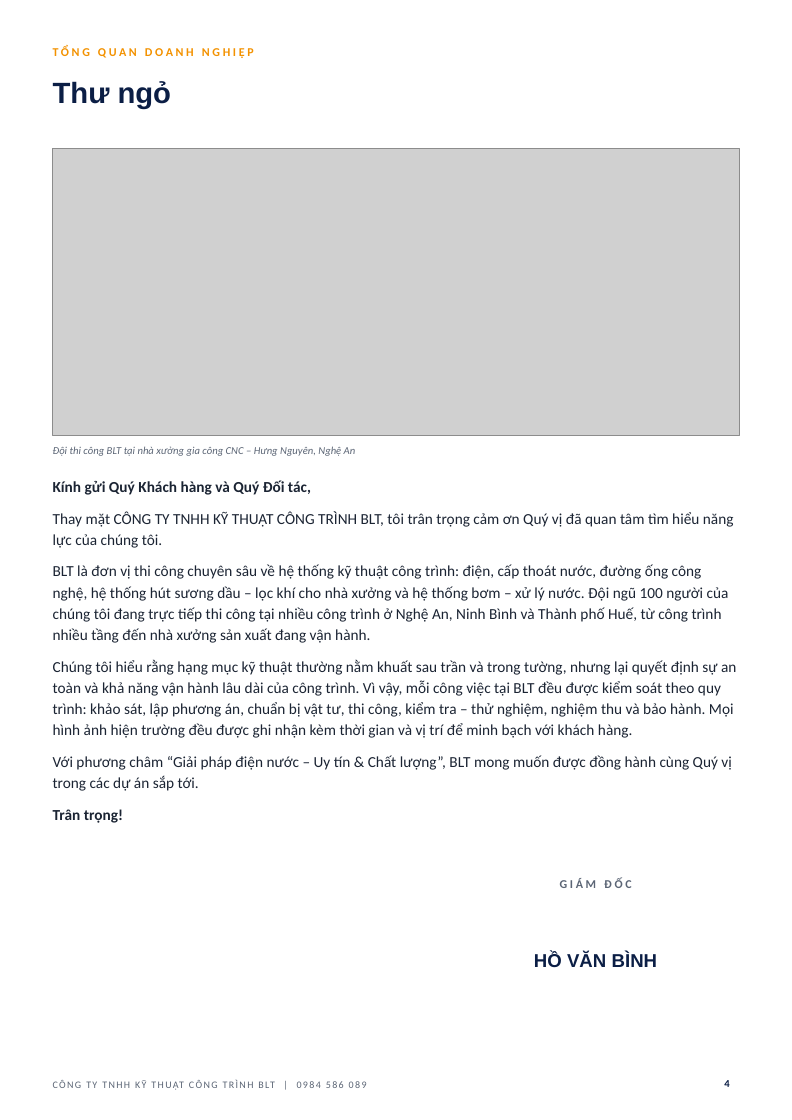
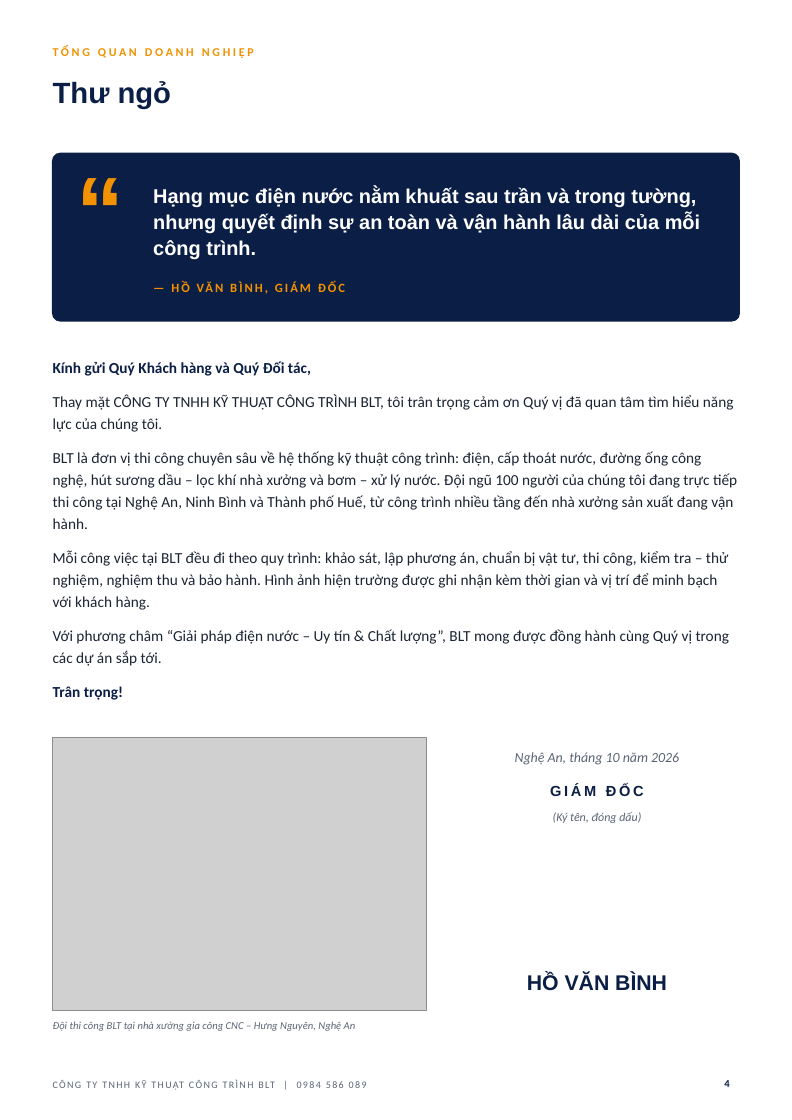
Before and after one commit to haquyenkl2-sys/C-NG-TY-CP-TH-NG-M-I-T-NG-H-P-MINH-PH-T, a slide deck: slide 4 of ho-so-nang-luc-BLT/HO_SO_NANG_LUC_BLT.pptx. Drawn at 792x1120 pixels with LibreOffice and Linux fonts; fonts in the diff are those of the drawing; grey boxes stand for pictures; background and template pictures are left out. Boxes give left, top, right and bottom in pixels: in the first picture for what was removed or moved away, otherwise in the second. Text is boxed around its words. In the diff, an @@ line names an element or a change of style, - is before the commit and + after.

```diff
--- a/ho-so-nang-luc-BLT/HO_SO_NANG_LUC_BLT.pptx
+++ b/ho-so-nang-luc-BLT/HO_SO_NANG_LUC_BLT.pptx
@@ picture removed at bbox=[53, 148, 739, 436] @@
@@ text added at bbox=[77, 148, 153, 244], 72 pt, text #F39200, bold @@
+“
@@ rounded rectangle added at bbox=[53, 153, 739, 321], fill #0B1E45, outline #0B1E45 1 pt @@
@@ text added at bbox=[153, 187, 700, 260], 15 pt, text #FFFFFF, bold @@
+Hạng mục điện nước nằm khuất sau trần và trong tường, nhưng quyết định sự an toàn và vận hành lâu dài của mỗi công trình.
@@ text added at bbox=[153, 273, 711, 302], 9.5 pt, text #F39200, bold @@
+— HỒ VĂN BÌNH, GIÁM ĐỐC
@@ text "Kính gửi Quý Khách hàng ...": place and size @@
-text "Kính gửi Quý Khách hàng ..." at bbox=[53, 480, 736, 823]
+text "Kính gửi Quý Khách hàng ..." at bbox=[53, 361, 737, 700]
@@ text at bbox=[53, 361, 734, 700]: text colour #1B2433 to #0B1E45 in "Kính gửi Quý Khách hàng và Quý ...", "Trân trọng!"; line spacing 1.15 to 1.2; more space between paragraphs @@
@@ text at bbox=[53, 451, 737, 666]: text changed @@
-BLT là đơn vị thi công chuyên sâu về hệ thống kỹ thuật công trình: điện, cấp thoát nước, đường ống công nghệ, hệ thống hút sương dầu – lọc khí cho nhà xưởng và hệ thống bơm – xử lý nước. Đội ngũ 100 người của chúng tôi đang trực tiếp thi công tại nhiều công trình ở Nghệ An, Ninh Bình và Thành phố Huế, từ công trình nhiều tầng đến nhà xưởng sản xuất đang vận hành.
-Chúng tôi hiểu rằng hạng mục kỹ thuật thường nằm khuất sau trần và trong tường, nhưng lại quyết định sự an toàn và khả năng vận hành lâu dài của công trình. Vì vậy, mỗi công việc tại BLT đều được kiểm soát theo quy trình: khảo sát, lập phương án, chuẩn bị vật tư, thi công, kiểm tra – thử nghiệm, nghiệm thu và bảo hành. Mọi hình ảnh hiện trường đều được ghi nhận kèm thời gian và vị trí để minh bạch với khách hàng.
-Với phương châm “Giải pháp điện nước – Uy tín & Chất lượng”, BLT mong muốn được đồng hành cùng Quý vị trong các dự án sắp tới.
+BLT là đơn vị thi công chuyên sâu về hệ thống kỹ thuật công trình: điện, cấp thoát nước, đường ống công nghệ, hút sương dầu – lọc khí nhà xưởng và bơm – xử lý nước. Đội ngũ 100 người của chúng tôi đang trực tiếp thi công tại Nghệ An, Ninh Bình và Thành phố Huế, từ công trình nhiều tầng đến nhà xưởng sản xuất đang vận hành.
+Mỗi công việc tại BLT đều đi theo quy trình: khảo sát, lập phương án, chuẩn bị vật tư, thi công, kiểm tra – thử nghiệm, nghiệm thu và bảo hành. Hình ảnh hiện trường được ghi nhận kèm thời gian và vị trí để minh bạch với khách hàng.
+Với phương châm “Giải pháp điện nước – Uy tín & Chất lượng”, BLT mong được đồng hành cùng Quý vị trong các dự án sắp tới.
@@ picture added at bbox=[53, 737, 426, 1010] @@
@@ text "GIÁM ĐỐC": place and size @@
-text "GIÁM ĐỐC" at bbox=[560, 878, 631, 888]
+text "GIÁM ĐỐC" at bbox=[550, 784, 644, 796]
@@ text "GIÁM ĐỐC" at bbox=[550, 784, 644, 796]: size 9 to 11 pt, font Calibri to Arial, text colour #5B6575 to #0B1E45 @@
@@ text added at bbox=[515, 752, 679, 765], 10.5 pt, text #5B6575, italic @@
+Nghệ An, tháng 10 năm 2026
@@ text added at bbox=[553, 812, 641, 823], 9 pt, text #5B6575, italic @@
+(Ký tên, đóng dấu)
@@ text "HỒ VĂN BÌNH": place and size @@
-text "HỒ VĂN BÌNH" at bbox=[534, 953, 658, 968]
+text "HỒ VĂN BÌNH" at bbox=[527, 973, 667, 991]
@@ text "HỒ VĂN BÌNH" at bbox=[527, 973, 667, 991]: size 14 to 16 pt @@
@@ text "Đội thi công BLT tại ...": place and size @@
-text "Đội thi công BLT tại ..." at bbox=[53, 446, 356, 456]
+text "Đội thi công BLT tại ..." at bbox=[53, 1021, 356, 1031]
```
Also in this commit, not shown: 2 other files.
